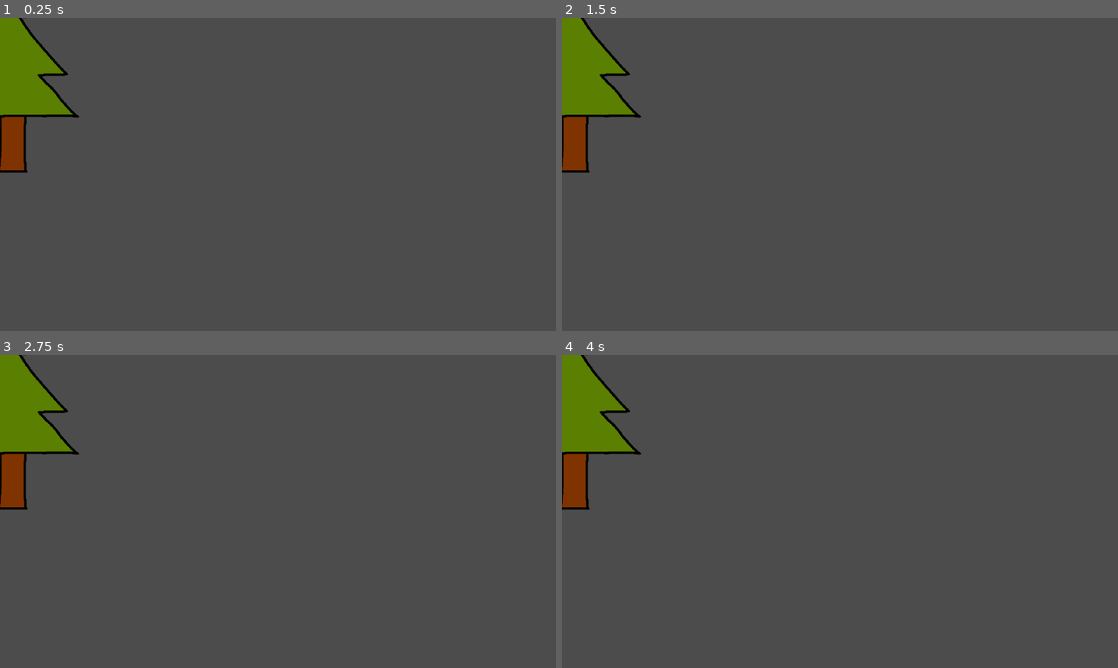
Above: before the commit, frames 1-4 (two rows, left to right).
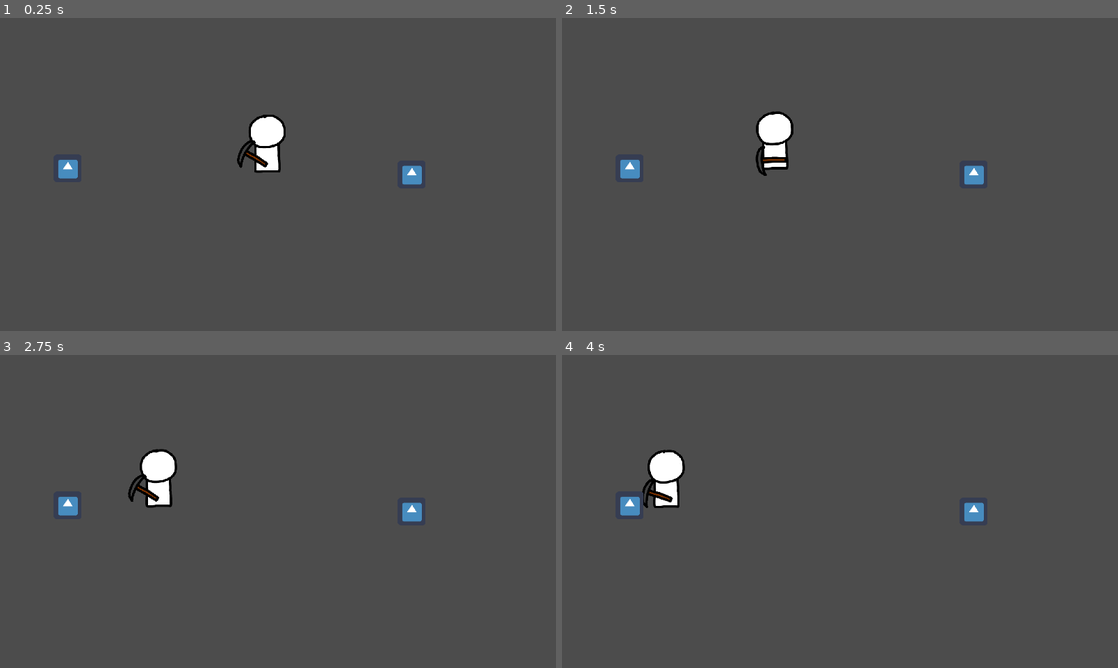
Above: after the commit, the same moments.

Repository: davinn19/Build-a-Trebuchet
Game: Godot game, scene res://field.tscn
The game is run twice, just before and just after one commit, with the same random seed, the same clock (stepped at 60 frames per second) and the same inputs. The engine's default icon, where the game draws it, is replaced by a stand-in: a white triangle on a blue panel in a dark square.
Inputs:
- Up to frame 1 (0.25 s): no input
- Up to frame 2 (1.5 s): no input
- Up to frame 3 (2.75 s): no input
- Up to frame 4 (4 s): no input

The runs differ from the first frame. In frame 1, 5.2% of the frame differs, in the area x 0-76%, y 0-54%; in frame 2, 5.2%; in frame 3, 5.2%; in frame 4, 5.2%.

Commit message:
idk

Diff:
--- a/character_rig/character_rig.tscn
+++ b/character_rig/character_rig.tscn
@@ -1,8 +1,9 @@
-[gd_scene load_steps=7 format=2]
+[gd_scene load_steps=9 format=2]
 
 [ext_resource path="res://assets/character_rig/body.png" type="Texture" id=1]
 [ext_resource path="res://assets/character_rig/head.png" type="Texture" id=2]
 [ext_resource path="res://character_rig/character_rig.gd" type="Script" id=3]
+[ext_resource path="res://inventory.gd" type="Script" id=4]
 
 [sub_resource type="Animation" id=1]
 resource_name = "RESET"
@@ -91,10 +92,10 @@
 tracks/0/imported = false
 tracks/0/enabled = true
 tracks/0/keys = {
-"times": PoolRealArray( 0 ),
-"transitions": PoolRealArray( 1 ),
-"update": 0,
-"values": [ Vector2( -0.5, -35 ) ]
+"times": PoolRealArray( 0, 2 ),
+"transitions": PoolRealArray( 1, 1 ),
+"update": 0,
+"values": [ Vector2( -0.5, -35 ), Vector2( -0.5, -43 ) ]
 }
 tracks/1/type = "value"
 tracks/1/path = NodePath("Body:rotation_degrees")
@@ -155,6 +156,83 @@
 "transitions": PoolRealArray( 1, 1 ),
 "update": 0,
 "values": [ 70.0, 80.0 ]
+}
+
+[sub_resource type="Animation" id=4]
+resource_name = "walk"
+length = 2.0
+loop = true
+tracks/0/type = "value"
+tracks/0/path = NodePath("Body:position")
+tracks/0/interp = 2
+tracks/0/loop_wrap = true
+tracks/0/imported = false
+tracks/0/enabled = true
+tracks/0/keys = {
+"times": PoolRealArray( 0, 0.5, 1, 1.5 ),
+"transitions": PoolRealArray( 1, 1, 1, 1 ),
+"update": 0,
+"values": [ Vector2( -0.5, -35 ), Vector2( -0.5, -43 ), Vector2( -0.5, -35 ), Vector2( -0.5, -43 ) ]
+}
+tracks/1/type = "value"
+tracks/1/path = NodePath("Body:rotation_degrees")
+tracks/1/interp = 2
+tracks/1/loop_wrap = true
+tracks/1/imported = false
+tracks/1/enabled = true
+tracks/1/keys = {
+"times": PoolRealArray( 0 ),
+"transitions": PoolRealArray( 1 ),
+"update": 0,
+"values": [ 0.0 ]
+}
+tracks/2/type = "value"
+tracks/2/path = NodePath("Body/Head:position")
+tracks/2/interp = 2
+tracks/2/loop_wrap = true
+tracks/2/imported = false
+tracks/2/enabled = true
+tracks/2/keys = {
+"times": PoolRealArray( 0 ),
+"transitions": PoolRealArray( 1 ),
+"update": 0,
+"values": [ Vector2( 1, -59 ) ]
+}
+tracks/3/type = "value"
+tracks/3/path = NodePath("Body/Head:rotation_degrees")
+tracks/3/interp = 2
+tracks/3/loop_wrap = true
+tracks/3/imported = false
+tracks/3/enabled = true
+tracks/3/keys = {
+"times": PoolRealArray( 0 ),
+"transitions": PoolRealArray( 1 ),
+"update": 0,
+"values": [ 0.0 ]
+}
+tracks/4/type = "value"
+tracks/4/path = NodePath("Body/HeldTool:position")
+tracks/4/interp = 2
+tracks/4/loop_wrap = true
+tracks/4/imported = false
+tracks/4/enabled = true
+tracks/4/keys = {
+"times": PoolRealArray( 0, 0.5, 1.5 ),
+"transitions": PoolRealArray( 1, 1, 1 ),
+"update": 0,
+"values": [ Vector2( -2.5, 14 ), Vector2( 16.5, 12.184 ), Vector2( -16.5, 12.816 ) ]
+}
+tracks/5/type = "value"
+tracks/5/path = NodePath("Body/HeldTool:rotation_degrees")
+tracks/5/interp = 2
+tracks/5/loop_wrap = true
+tracks/5/imported = false
+tracks/5/enabled = true
+tracks/5/keys = {
+"times": PoolRealArray( 0, 0.5, 1, 1.5 ),
+"transitions": PoolRealArray( 1, 1, 1, 1 ),
+"update": 0,
+"values": [ 70.0, 50.0, 70.0, 90.0 ]
 }
 
 [sub_resource type="Animation" id=3]
@@ -215,10 +293,10 @@
 tracks/4/imported = false
 tracks/4/enabled = true
 tracks/4/keys = {
-"times": PoolRealArray( 0, 0.5, 0.7, 1 ),
-"transitions": PoolRealArray( 1, 1, 1, 1 ),
-"update": 0,
-"values": [ Vector2( 0, 0 ), Vector2( -11.5, -56 ), Vector2( 50.5, 6 ), Vector2( 50.5, 6 ) ]
+"times": PoolRealArray( 0.6, 0.7, 1 ),
+"transitions": PoolRealArray( 1, 1, 1 ),
+"update": 0,
+"values": [ Vector2( -11.5, -56 ), Vector2( 50.5, 6 ), Vector2( 50.5, 6 ) ]
 }
 tracks/5/type = "value"
 tracks/5/path = NodePath("Body/HeldTool:rotation_degrees")
@@ -227,10 +305,10 @@
 tracks/5/imported = false
 tracks/5/enabled = true
 tracks/5/keys = {
-"times": PoolRealArray( 0, 0.5, 0.7, 1 ),
-"transitions": PoolRealArray( 1, 1, 1, 1 ),
-"update": 0,
-"values": [ 0.0, -27.2824, 84.9908, 84.9908 ]
+"times": PoolRealArray( 0.6, 0.7, 1 ),
+"transitions": PoolRealArray( 1, 1, 1 ),
+"update": 0,
+"values": [ -27.2824, 84.9908, 84.9908 ]
 }
 
 [node name="CharacterRig" type="Node2D"]
@@ -248,8 +326,13 @@
 offset = Vector2( 2, -25 )
 
 [node name="Anim" type="AnimationPlayer" parent="."]
+playback_default_blend_time = 0.1
 anims/RESET = SubResource( 1 )
 anims/idle = SubResource( 2 )
+anims/walk = SubResource( 4 )
 anims/work = SubResource( 3 )
 
 [node name="MoveTween" type="Tween" parent="."]
+
+[node name="Inventory" type="Node" parent="."]
+script = ExtResource( 4 )
--- a/field.gd
+++ b/field.gd
@@ -3,20 +3,14 @@
 
 onready var cam : Camera2D = $Cam
 onready var workers : Node2D = $Workers
-onready var trees : Node2D = $Trees
 
 export(Array, PackedScene) var worker_types = []
 
 func _ready() -> void:
 	cam.current = true
+	create_miner()
 
 
-func get_tree_resource() -> TreeResource:
-	var tree_chosen : TreeResource
-	while !tree_chosen:
-		var tree_index : int = randi() % trees.get_child_count()
-		tree_chosen = trees.get_child(tree_index) as TreeResource
-		if !tree_chosen.has_chops():
-			tree_chosen = null
-
-	return tree_chosen
+func create_miner() -> void:
+	var new_miner : Node2D = worker_types[0].instance()
+	workers.add_child(new_miner)
--- a/field.tscn
+++ b/field.tscn
@@ -1,24 +1,29 @@
-[gd_scene load_steps=4 format=2]
+[gd_scene load_steps=6 format=2]
 
 [ext_resource path="res://field.gd" type="Script" id=1]
-[ext_resource path="res://assets/resources/tree.png" type="Texture" id=2]
-[ext_resource path="res://tree.gd" type="Script" id=3]
+[ext_resource path="res://stations/supply_camp.tscn" type="PackedScene" id=2]
+[ext_resource path="res://stations/quarry.tscn" type="PackedScene" id=3]
+[ext_resource path="res://workers/miner.tscn" type="PackedScene" id=4]
+[ext_resource path="res://icon.png" type="Texture" id=5]
 
 [node name="Field" type="Node2D"]
 script = ExtResource( 1 )
+worker_types = [ ExtResource( 4 ) ]
+
+[node name="Quarry" parent="." instance=ExtResource( 3 )]
+position = Vector2( -493, -11 )
+
+[node name="SupplyCamp" parent="." instance=ExtResource( 2 )]
+position = Vector2( 308, 2 )
 
 [node name="Cam" type="Camera2D" parent="."]
 
 [node name="Workers" type="Node2D" parent="."]
 
-[node name="Trees" type="Node2D" parent="."]
+[node name="Icon" type="Sprite" parent="."]
+position = Vector2( 308, 0 )
+texture = ExtResource( 5 )
 
-[node name="Tree" type="Node2D" parent="Trees"]
-position = Vector2( -613, -3 )
-script = ExtResource( 3 )
-
-[node name="TreeSprite" type="Sprite" parent="Trees/Tree"]
-texture = ExtResource( 2 )
-offset = Vector2( 0, -235 )
-
-[node name="Tween" type="Tween" parent="Trees/Tree"]
+[node name="Icon2" type="Sprite" parent="."]
+position = Vector2( -484, -14 )
+texture = ExtResource( 5 )
--- /dev/null
+++ b/forest.gd
@@ -0,0 +1,16 @@
+extends Station
+
+
+# Declare member variables here. Examples:
+# var a = 2
+# var b = "text"
+
+
+# Called when the node enters the scene tree for the first time.
+func _ready():
+	pass # Replace with function body.
+
+
+# Called every frame. 'delta' is the elapsed time since the previous frame.
+#func _process(delta):
+#	pass
--- /dev/null
+++ b/inventory.gd
@@ -0,0 +1,43 @@
+class_name Inventory
+extends Node
+
+var real_resources : Dictionary = {
+	"wood" : 0,
+	"stone" : 0,
+	"gold" : 0
+}
+
+
+var queued_for_removal : Dictionary = real_resources.duplicate()	# TODO is this necessary
+var queued_for_insertion : Dictionary = real_resources.duplicate()
+
+
+func add_resource(resource_name : String, amount : int) -> void:
+	real_resources[resource_name] += amount
+	pass
+
+
+func has_resource(resource_name : String, amount : int = 1) -> bool:
+	var effective_amount : int = real_resources[resource_name] + queued_for_removal[resource_name]
+	return effective_amount >= amount
+
+
+func take_resource(resource_name : String, amount : int) -> void:
+	assert(has_resource(resource_name, amount))
+	real_resources[resource_name] -= amount
+
+
+func get_resource_amount(resource : String) -> int:
+	return real_resources[resource]
+
+
+func get_total_resource_amount() -> int:
+	var total_amount : int = 0
+	for resource in real_resources.keys():
+		total_amount += get_resource_amount(resource)
+	return total_amount
+
+
+func clear() -> void:
+	for resource in real_resources.keys():
+		real_resources[resource] = 0
--- a/project.godot
+++ b/project.godot
@@ -25,14 +25,39 @@
 "path": "res://field.gd"
 }, {
 "base": "Worker",
+"class": "Guard",
+"language": "GDScript",
+"path": "res://workers/guard.gd"
+}, {
+"base": "Node",
+"class": "Inventory",
+"language": "GDScript",
+"path": "res://inventory.gd"
+}, {
+"base": "Worker",
 "class": "Miner",
 "language": "GDScript",
 "path": "res://workers/miner.gd"
 }, {
-"base": "Worker",
-"class": "Soldier",
+"base": "Station",
+"class": "Quarry",
 "language": "GDScript",
-"path": "res://workers/soldier.gd"
+"path": "res://stations/quarry.gd"
+}, {
+"base": "Node2D",
+"class": "Station",
+"language": "GDScript",
+"path": "res://stations/station.gd"
+}, {
+"base": "Station",
+"class": "SupplyCamp",
+"language": "GDScript",
+"path": "res://stations/supply_camp.gd"
+}, {
+"base": "Station",
+"class": "Trebuchet",
+"language": "GDScript",
+"path": "res://stations/trebuchet.gd"
 }, {
 "base": "Node2D",
 "class": "TreeResource",
@@ -53,8 +78,13 @@
 "Builder": "",
 "CharacterRig": "",
 "Field": "",
+"Guard": "",
+"Inventory": "",
 "Miner": "",
-"Soldier": "",
+"Quarry": "",
+"Station": "",
+"SupplyCamp": "",
+"Trebuchet": "",
 "TreeResource": "",
 "Woodcutter": "",
 "Worker": ""
--- /dev/null
+++ b/stations/quarry.gd
@@ -0,0 +1,21 @@
+class_name Quarry
+extends Station
+
+
+func _ready() -> void:
+	randomize()
+
+
+func work(worker_inventory : Inventory, skill_level : int) -> void:
+	var stone_amount : int = randi() % skill_level
+	worker_inventory.add_resource("stone", stone_amount)
+	worker_inventory.add_resource("gold", get_gold_amount(skill_level))
+
+
+func get_gold_amount(skill_level : int) -> int:
+	var gets_gold : bool = (randi() % 10) <= skill_level
+
+	if gets_gold:
+		return randi() % 5
+	else:
+		return 0
--- /dev/null
+++ b/stations/quarry.tscn
@@ -0,0 +1,6 @@
+[gd_scene load_steps=2 format=2]
+
+[ext_resource path="res://stations/quarry.gd" type="Script" id=1]
+
+[node name="Quarry" type="Node2D"]
+script = ExtResource( 1 )
--- /dev/null
+++ b/stations/station.gd
@@ -0,0 +1,6 @@
+class_name Station
+extends Node2D
+
+
+func work(worker_inventory : Inventory, skill_level : int) -> void:
+	assert(false, "Needs to be implemented.")
--- /dev/null
+++ b/stations/supply_camp.gd
@@ -0,0 +1,17 @@
+class_name SupplyCamp
+extends Station
+
+onready var inventory : Inventory = $Inventory
+
+
+func work(worker_inventory : Inventory, skill_level : int) -> void:
+	pass
+
+
+func deposit_all_items(worker_inventory : Inventory) -> void:
+	for resource in worker_inventory.real_resources.keys():
+		var resource_amount : int = worker_inventory.get_resource_amount(resource)
+		inventory.add_resource(resource, resource_amount)
+
+	worker_inventory.clear()
+	pass
--- /dev/null
+++ b/stations/supply_camp.tscn
@@ -0,0 +1,10 @@
+[gd_scene load_steps=3 format=2]
+
+[ext_resource path="res://inventory.gd" type="Script" id=1]
+[ext_resource path="res://stations/supply_camp.gd" type="Script" id=2]
+
+[node name="SupplyCamp" type="Node2D"]
+script = ExtResource( 2 )
+
+[node name="Inventory" type="Node" parent="."]
+script = ExtResource( 1 )
--- /dev/null
+++ b/stations/trebuchet.gd
@@ -0,0 +1,61 @@
+class_name Trebuchet
+extends Station
+
+signal build_completed
+
+var total_required_resources : Array = [
+	{
+		"wood" : 50,
+	},
+	{
+		"wood" : 100,
+		"stone" : 100
+	},
+	{
+		"wood" : 200,
+		"stone" : 100
+	}
+	# TODO add more stages ???
+]
+
+var build_stage : int = -1
+var cur_required_resources : Dictionary
+
+onready var inventory : Inventory = $Inventory
+
+func _ready() -> void:
+	goto_next_stage()
+
+
+func work(worker_inventory : Inventory, skill_level : int) -> void:
+	update_appearance()
+
+	if is_build_stage_complete():
+		goto_next_stage()
+
+
+func is_build_stage_complete() -> bool:
+	var resources_remaining : int = 0
+	for required_resource in cur_required_resources.keys():
+		var resource_remaining : int = cur_required_resources[required_resource]
+		resources_remaining += resource_remaining
+
+	return resources_remaining <= 0
+
+
+func get_remaining_resources() -> Array:
+	return inventory.get_
+
+
+func goto_next_stage() -> void:
+	build_stage += 1
+	if build_stage >= total_required_resources.size():
+		emit_signal("build_completed")
+	else:
+		cur_required_resources = total_required_resources[build_stage].duplicate()
+	pass
+
+
+func update_appearance() -> void:
+	# TODO implement
+	pass
--- /dev/null
+++ b/stations/trebuchet.tscn
@@ -0,0 +1,10 @@
+[gd_scene load_steps=3 format=2]
+
+[ext_resource path="res://inventory.gd" type="Script" id=1]
+[ext_resource path="res://stations/trebuchet.gd" type="Script" id=2]
+
+[node name="Trebuchet" type="Node2D"]
+script = ExtResource( 2 )
+
+[node name="Inventory" type="Node" parent="."]
+script = ExtResource( 1 )
--- /dev/null
+++ b/workers/guard.gd
@@ -0,0 +1,2 @@
+class_name Guard
+extends Worker
--- /dev/null
+++ b/workers/guard.tscn
@@ -0,0 +1,14 @@
+[gd_scene load_steps=4 format=2]
+
+[ext_resource path="res://character_rig/character_rig.tscn" type="PackedScene" id=1]
+[ext_resource path="res://workers/guard.gd" type="Script" id=2]
+[ext_resource path="res://assets/tools/sword.png" type="Texture" id=3]
+
+[node name="CharacterRig" instance=ExtResource( 1 )]
+
+[node name="HeldTool" parent="Body" index="1"]
+texture = ExtResource( 3 )
+offset = Vector2( -1.698, -31 )
+
+[node name="Guard" type="Node" parent="." index="3"]
+script = ExtResource( 2 )
--- a/workers/miner.gd
+++ b/workers/miner.gd
@@ -1,7 +1,30 @@
 class_name Miner
 extends Worker
 
+var quarry : Quarry
+var supply_camp : SupplyCamp
 
-func _process(delta : float) -> void:
-	# TODO implement
+
+func _ready() -> void:
+	quarry = field.get_node("Quarry")
+	supply_camp = field.get_node("SupplyCamp")
 	pass
+
+
+func do_work_cycle() -> void:
+	move_to_target(quarry)
+	yield(self, "turned_idle")
+
+	play_anim("work")
+	while !is_inventory_full():
+		yield(get_tree().create_timer(1), "timeout")
+		quarry.work(inventory, skill_level)
+
+	move_to_target(supply_camp)
+	yield(self, "turned_idle")
+
+	rest(3)
+	yield(self, "turned_idle")
+
+	supply_camp.deposit_all_items(inventory)
+	emit_signal("work_cycle_completed")
--- a/workers/miner.tscn
+++ b/workers/miner.tscn
@@ -9,5 +9,5 @@
 [node name="HeldTool" parent="Body" index="1"]
 texture = ExtResource( 3 )
 
-[node name="Miner" type="Node" parent="." index="2"]
+[node name="Miner" type="Node" parent="." index="4"]
 script = ExtResource( 1 )
--- a/workers/soldier.gd
+++ /dev/null
@@ -1,6 +0,0 @@
-class_name Soldier
-extends Worker
-
-
-func init_variables() -> void:
-	held_tool = load("res://character_rig/tools/sword.tres")
--- a/workers/woodcutter.gd
+++ b/workers/woodcutter.gd
@@ -2,6 +2,7 @@
 extends Worker
 
 var cur_tree : TreeResource
+
 
 func _process(delta : float) -> void:
 	# TODO implement
@@ -13,7 +14,7 @@
 			find_target_tree()
 
 		else:
-			move_to_target(cur_tree)
+			move_to_target(cur_tree, 200)
 			connect("finished_moving", self, )
 
 
--- a/workers/woodcutter.tscn
+++ b/workers/woodcutter.tscn
@@ -12,3 +12,5 @@
 
 [node name="Woodcutter" type="Node" parent="." index="2"]
 script = ExtResource( 2 )
+
+[node name="FindTree" type="Node" parent="Woodcutter" index="0"]
--- a/workers/worker.gd
+++ b/workers/worker.gd
@@ -1,29 +1,41 @@
 class_name Worker
 extends Node
 
-signal finished_moving
+signal turned_idle
+signal work_cycle_completed
 
 onready var character_rig : CharacterRig = get_parent()
+onready var inventory : Inventory = character_rig.get_node("Inventory")
 
-var field : Field
+onready var field : Field = get_node("../../../")
 
 var move_speed : float = 100
-var is_idle : bool = true
-var is_asleep : bool = false
+var max_inventory_size : int = 10
+var skill_level : int = 1
 
 
-func _init(field : Field) -> void:
-	self.field = field
+enum Worker_State {
+	IDLE,
+	MOVING,
+	WORKING
+}
+
+var cur_state
+
+
+func _ready() -> void:
+	connect("work_cycle_completed", self, "on_work_cycle_completed")
+	yield(character_rig, "ready")
+	do_work_cycle()
+
+
+func do_work_cycle() -> void:
+	assert(false, "Needs to be implemented")
 	pass
 
 
-func _ready():
-	field = get_node("../../")
-	play_anim("idle")
-
-
-func _process(delta : float) -> void:
-	pass
+func on_work_cycle_completed() -> void:
+	do_work_cycle()
 
 
 func play_anim(anim_name : String) -> void:
@@ -31,13 +43,21 @@
 	character_rig.anim.play(anim_name)
 
 
+func rest(duration : float) -> void:
+	play_anim("idle")
+	yield(get_tree().create_timer(duration), "timeout")
+	emit_signal("turned_idle")
+
+
 func move_to_target(target : Node2D, stop_distance : float = 0) -> void:
-	is_idle = false
-
+	play_anim("walk")
 	var start_pos : Vector2 = character_rig.global_position
 
 	var target_pos : Vector2 = target.global_position
+
 	var target_direction : Vector2 = start_pos.direction_to(target_pos)
+	character_rig.scale.x = sign(target_direction.x)
+
 	var stop_vector : Vector2 = stop_distance * target_direction
 	target_pos -= stop_vector
 
@@ -45,11 +65,20 @@
 	var move_duration = get_move_duration(move_distance)
 
 	character_rig.move_tween.interpolate_property(character_rig, "position", start_pos, target_pos, move_duration)
-	play_anim("walk")
+	character_rig.move_tween.start()
+	yield(character_rig.move_tween, "tween_completed")
 
-	yield(character_rig.move_tween, "tween_completed")
-	is_idle = true
+	emit_signal("turned_idle")
 
 
 func get_move_duration(move_distance : float) -> float:
+
 	return move_distance / move_speed
+
+
+func is_inventory_full() -> bool:
+	return inventory.get_total_resource_amount() >= max_inventory_size
+
+
+func is_inventory_empty() -> bool:
+	return inventory.get_total_resource_amount() <= 0
